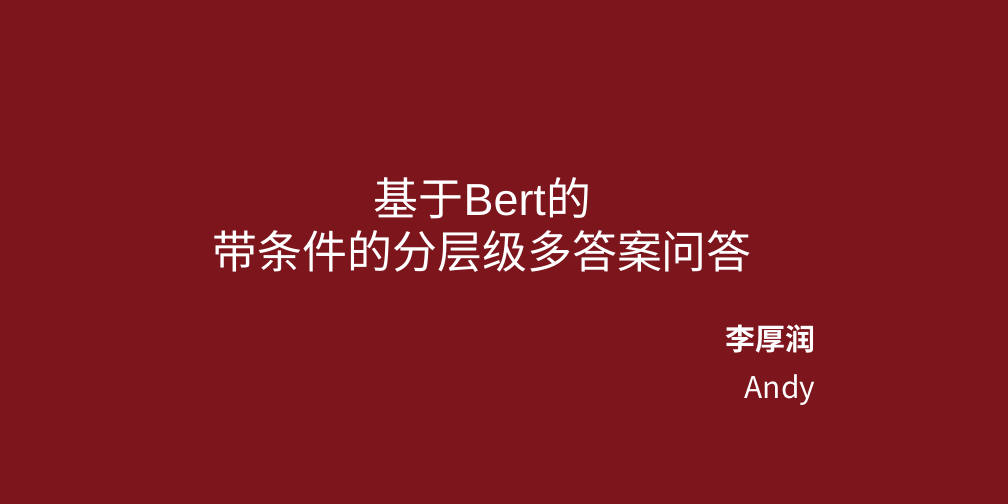
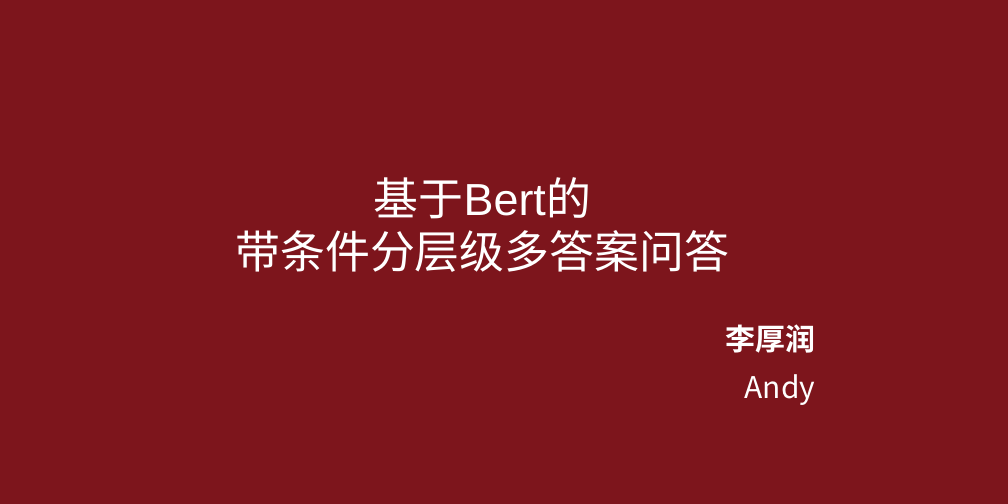
Before and after one commit to HourunLi/CCKS2022, a slide deck: slide 1 of Report.pptx. Drawn at 1008x504 pixels with LibreOffice and Linux fonts; fonts in the diff are those of the drawing. Boxes give left, top, right and bottom in pixels: in the first picture for what was removed or moved away, otherwise in the second. Text is boxed around its words. In the diff, an @@ line names an element or a change of style, - is before the commit and + after.

```diff
--- a/Report.pptx
+++ b/Report.pptx
@@ text at [235, 230, 729, 272]: text changed @@
-带条件的分层级多答案问答
+带条件分层级多答案问答
```
Also in this commit, not shown: 2 other slides changed.
